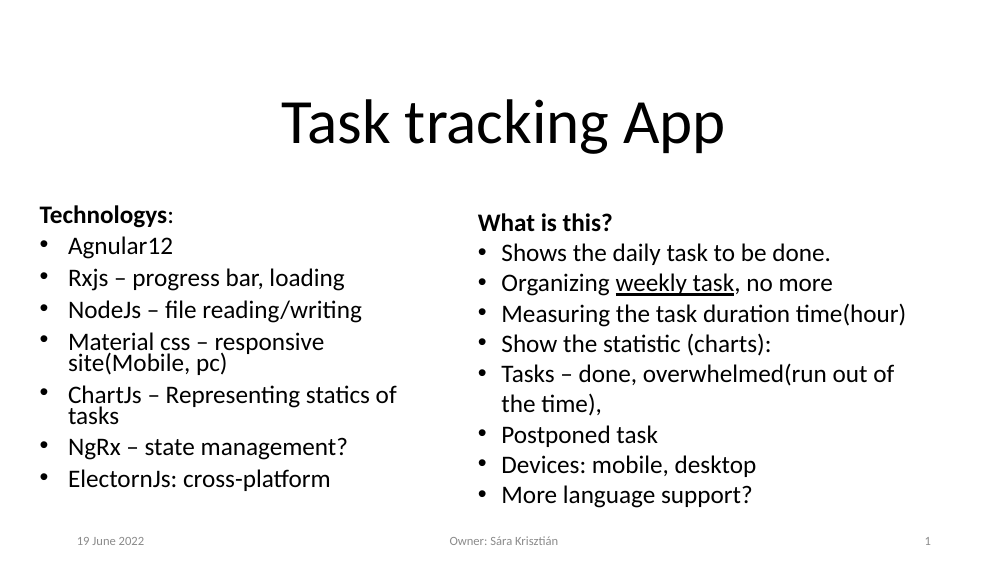
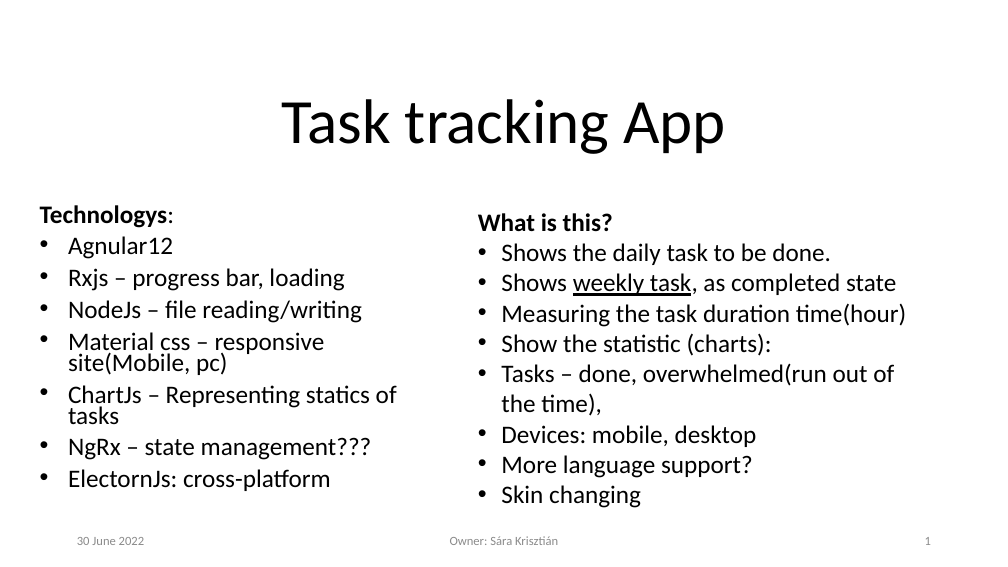
Before and after one commit to krisztian14testgit/ng-task-monitor, a slide deck: slide 1 of plan/TaskTracingApp.pptx. Drawn at 1008x567 pixels with LibreOffice and Linux fonts; fonts in the diff are those of the drawing; background and template pictures are left out. Boxes give left, top, right and bottom in pixels: in the first picture for what was removed or moved away, otherwise in the second. Text is boxed around its words. In the diff, an @@ line names an element or a change of style, - is before the commit and + after.

```diff
--- a/plan/TaskTracingApp.pptx
+++ b/plan/TaskTracingApp.pptx
@@ text at (501, 273, 896, 296): text changed @@
-• Organizing weekly task, no more
+• Shows weekly task, as completed state
@@ subtitle at (68, 437, 372, 460): text changed @@
-• NgRx – state management?
+• NgRx – state management???
@@ text at (501, 425, 658, 447): paragraph removed @@
-• Postponed task
@@ text at (501, 485, 641, 508): paragraph added @@
+• Skin changing
@@ text at (77, 537, 145, 545): text changed @@
-19 June 2022
+30 June 2022
```
Also in this commit, not shown: 8 other slides changed.
